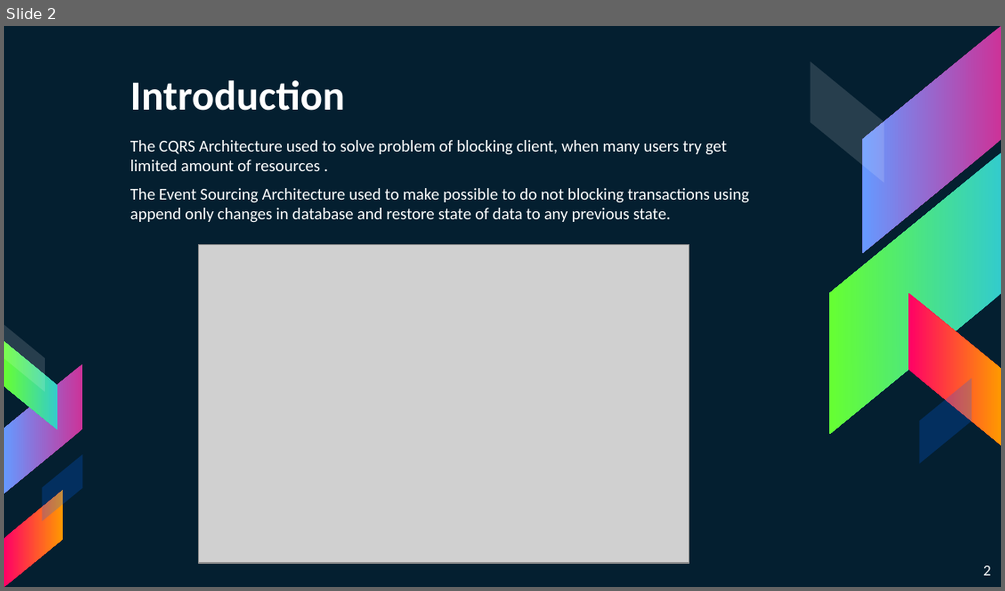
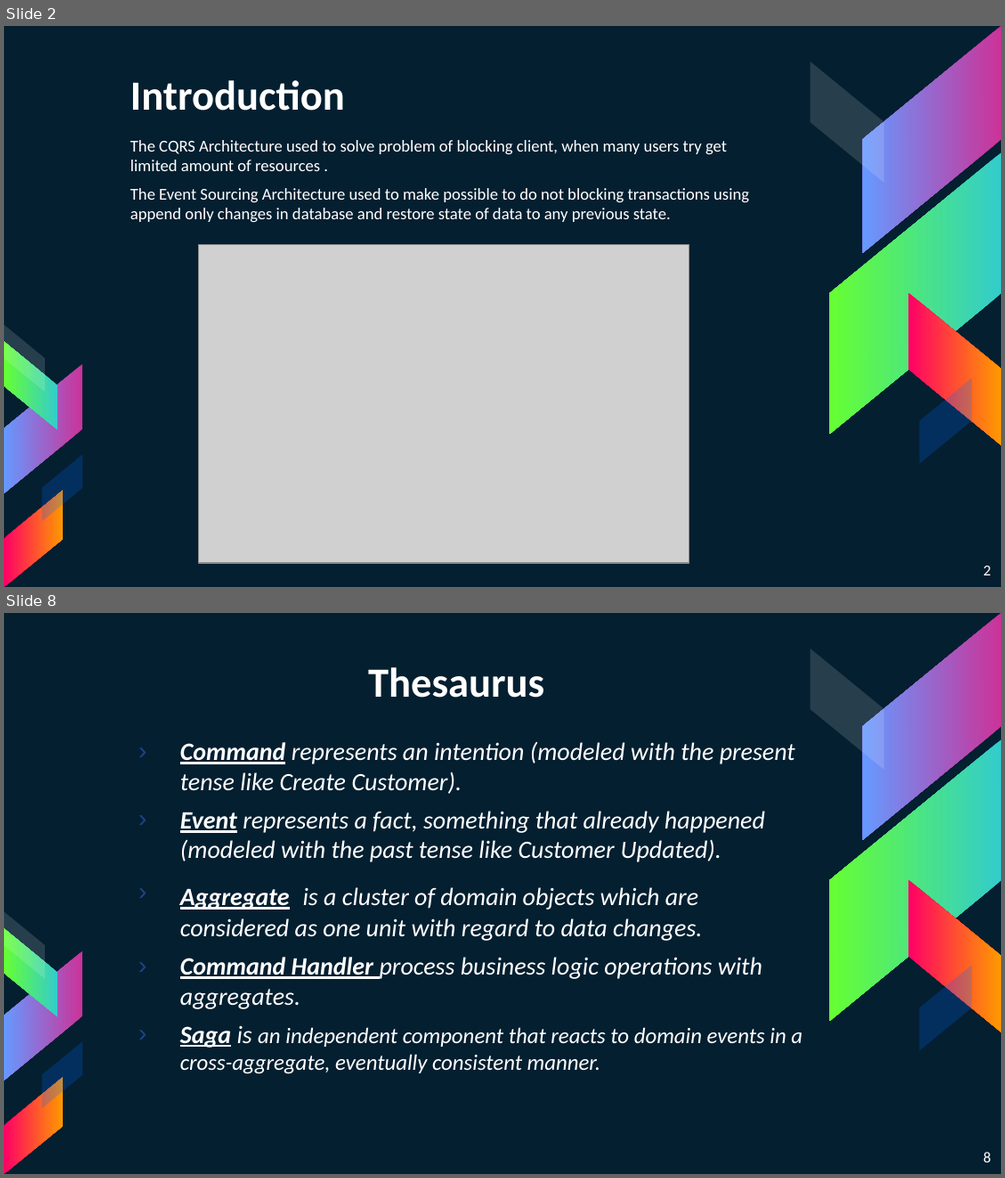
Before and after one commit to khdevnet/cqrs-architecture, a slide deck: docs/presentation/CQRS-EventSourcing-Architecture-Overview.pptx. Shown one above the other, each under a label of ours: slide 2 before the commit, slides 2 and 8 after it; the slides between them are not shown. The pictures are 1005x591 and 1005x1178 pixels, drawn with LibreOffice and Linux fonts; fonts in the diff are those of the drawing; grey boxes stand for pictures. Boxes give left, top, right and bottom in pixels: in the first picture for what was removed or moved away, otherwise in the second. Text is boxed around its words. In the diff, an @@ line names an element or a change of style, - is before the commit and + after.

```diff
--- a/docs/presentation/CQRS-EventSourcing-Architecture-Overview.pptx
+++ b/docs/presentation/CQRS-EventSourcing-Architecture-Overview.pptx
@@ slide 8 added at [4,613,1001,1174], background #041F30; not listed: 10 template elements that a slide beside it also shows @@
@@ title added at [368,667,544,698], 30 pt, text #FFFFFF, bold @@
+Thesaurus
@@ text added at [180,742,802,1074], 18 pt, text #FFFFFF, italic @@
+› Command represents an intention (modeled with the present tense like Create Customer).
+› Event represents a fact, something that already happened (modeled with the past tense like Customer Updated).
+› Aggregate is a cluster of domain objects which are considered as one unit with regard to data changes.
+› Command Handler process business logic operations with aggregates.
+› Saga is an independent component that reacts to domain events in a cross-aggregate, eventually consistent manner.
@@ page number added at [983,1151,991,1162], 11 pt, text #FFFFFF @@
+8
```
Also in this commit, not shown: 6 slides changed, 4 other slides added, 5 slides removed, 2 other files.
